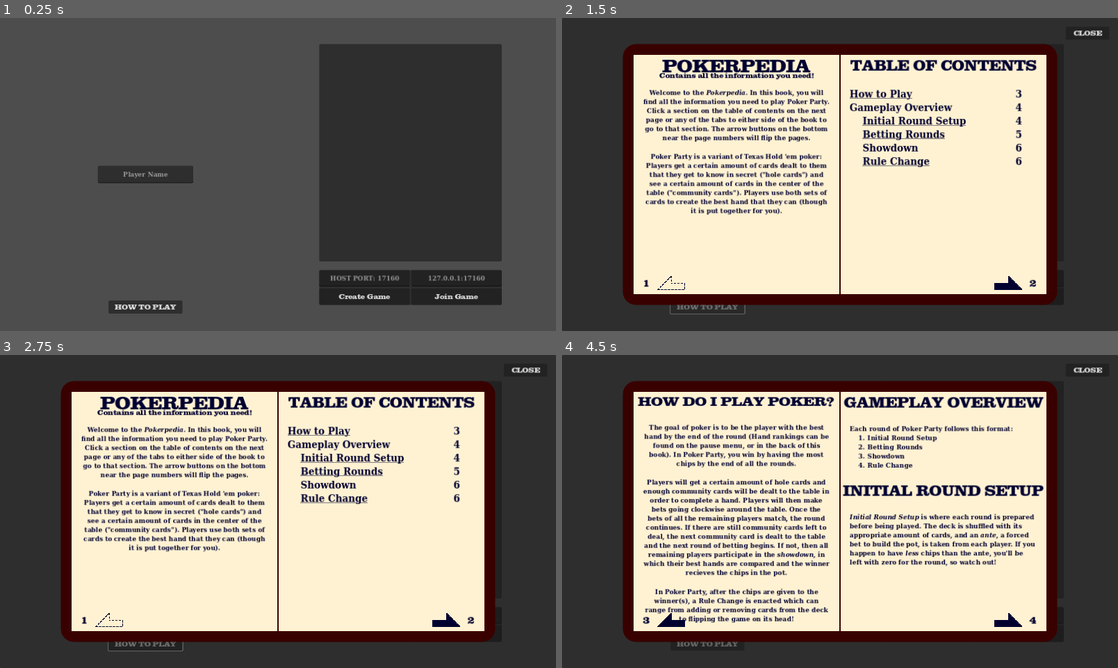
Above: before the commit, frames 1-4 (two rows, left to right).
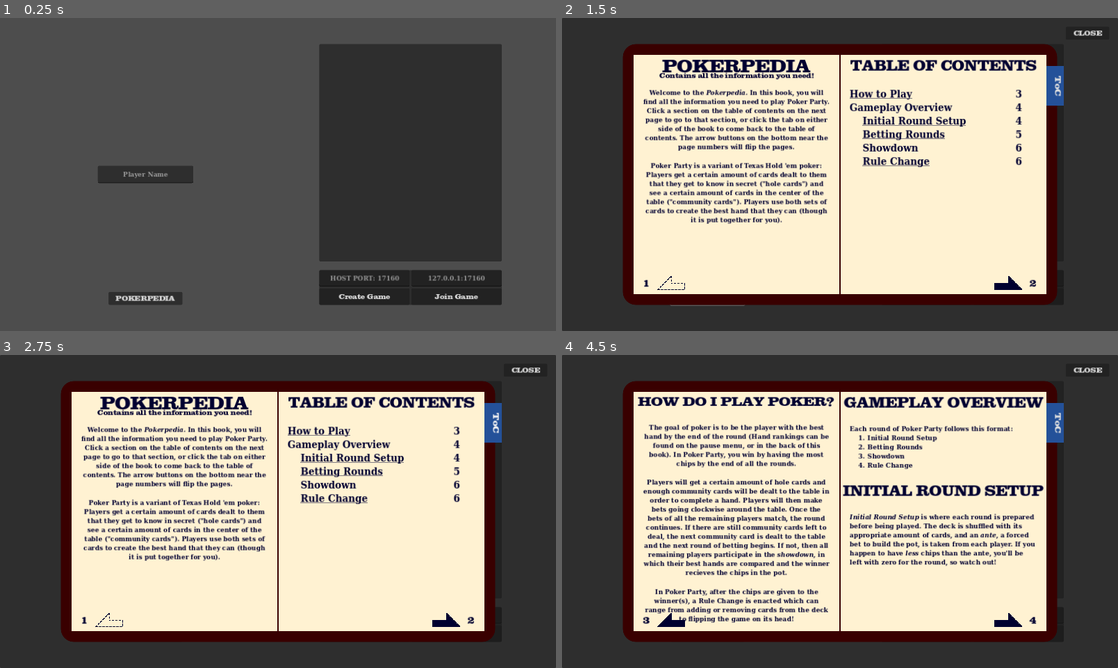
Above: after the commit, the same moments.

Repository: rwilson02/Poker-Party
Game: Godot game, scene res://scenes/Main.tscn
The game is run twice, just before and just after one commit, with the same random seed, the same clock (stepped at 60 frames per second) and the same inputs.
Inputs (mouse positions are in pixels of both pictures, inside the frame that each line leads up to):
- Up to frame 1 (0.25 s): no input
- Up to frame 2 (1.5 s): click (1017, 277) at 0.52 s; type "12" at 0.6 s; click (706, 174) at 0.75 s; type "Alex" at 0.83 s; click "HOW TO PLAY" (after the commit: "POKERPEDIA") at 1.25 s
- Up to frame 3 (2.75 s): click (483, 423) at 2 s, where only the run after the commit has a clickable "ToC ."
- Up to frame 4 (4.5 s): click (1006, 621) at 2.75 s; click (673, 621) at 3.5 s; click (1006, 621) at 4.25 s

The runs differ from the first frame. In frame 1, 0.7% of the frame differs, in the area x 19-33%, y 87-95%; in frame 2, 4.8%; in frame 3, 4.8%, in the area x 14-91%, y 15-95%; in frame 4, 0.5%.

Commit message:
add table of contents tab to pokerpedia

Diff:
--- a/scenes/Lobby.tscn
+++ b/scenes/Lobby.tscn
@@ -392,11 +392,12 @@
 anchor_right = 0.5
 anchor_bottom = 1.0
 offset_left = -85.0
-offset_top = -30.0
+offset_top = -50.0
 offset_right = 85.0
+offset_bottom = -20.0
 grow_horizontal = 2
 grow_vertical = 0
-text = "HOW TO PLAY"
+text = "POKERPEDIA"
 
 [node name="Timer" type="Timer" parent="."]
 one_shot = true
--- a/scenes/Pokerpedia.tscn
+++ b/scenes/Pokerpedia.tscn
@@ -12,6 +12,9 @@
 corner_radius_top_right = 30
 corner_radius_bottom_right = 30
 corner_radius_bottom_left = 30
+
+[sub_resource type="StyleBoxFlat" id="StyleBoxFlat_kol8b"]
+bg_color = Color(0.141176, 0.317647, 0.6, 1)
 
 [sub_resource type="StyleBoxFlat" id="StyleBoxFlat_bbuxl"]
 bg_color = Color(1, 0.94902, 0.823529, 1)
@@ -57,6 +60,27 @@
 theme = ExtResource("3_466j1")
 theme_override_styles/panel = SubResource("StyleBoxFlat_ojsam")
 
+[node name="TOCTab" type="Button" parent="PokerpediaBack"]
+layout_mode = 1
+anchors_preset = 1
+anchor_left = 1.0
+anchor_right = 1.0
+offset_left = 15.0
+offset_top = 50.0
+offset_right = 107.0
+offset_bottom = 121.0
+grow_horizontal = 0
+rotation = 1.5708
+theme_override_font_sizes/font_size = 20
+theme_override_styles/normal = SubResource("StyleBoxFlat_kol8b")
+theme_override_styles/hover = SubResource("StyleBoxFlat_kol8b")
+theme_override_styles/pressed = SubResource("StyleBoxFlat_kol8b")
+theme_override_styles/disabled = SubResource("StyleBoxFlat_kol8b")
+theme_override_styles/focus = SubResource("StyleBoxFlat_kol8b")
+text = "ToC
+
+."
+
 [node name="PageSep" type="HBoxContainer" parent="PokerpediaBack"]
 layout_mode = 1
 anchors_preset = 8
@@ -131,7 +155,7 @@
 [node name="RichTextLabel" type="RichTextLabel" parent="PokerpediaBack/PageSep/PageL/Page1/MarginContainer"]
 layout_mode = 2
 bbcode_enabled = true
-text = "[center]Welcome to the [i]Pokerpedia.[/i] In this bo …(86 unchanged characters)…  the table of contents on the next page or any of the tabs to either side of the book to go to that section. The arrow buttons on the bottom near the page numbers will flip the pages.
+text = "[center]Welcome to the [i]Pokerpedia.[/i] In this bo …(86 unchanged characters)…  the table of contents on the next page to go to that section, or click the tab on either side of the book to come back to the table of contents. The arrow buttons on the bottom near the page numbers will flip the pages.
 
 Poker Party is a variant of Texas Hold 'em poker: Players get a certain amount of cards dealt to them that they get to  …(222 unchanged characters)…
 fit_content = true
@@ -408,5 +432,6 @@
 stretch_mode = 5
 
 [connection signal="pressed" from="CLOSE" to="." method="close"]
+[connection signal="pressed" from="PokerpediaBack/TOCTab" to="." method="set_page" binds= [1, true]]
 [connection signal="pressed" from="PokerpediaBack/ButtonBACK" to="." method="go_back"]
 [connection signal="pressed" from="PokerpediaBack/ButtonFWD" to="." method="go_forward"]
--- a/scripts/ui/pokerpedia.gd
+++ b/scripts/ui/pokerpedia.gd
@@ -33,6 +33,9 @@
 	if not internal:
 		page_num = ceili(page_num / 2.0)
 
+	if page_num == page:
+		return
+
 	page = page_num
 	var newL = left_page.get_child(page)
 	var newR = right_page.get_child(page)
Not shown: 1 places in scenes/Pokerpedia.tscn that only renumber resources
